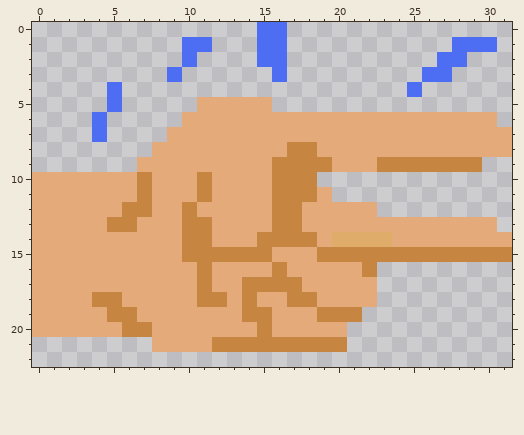
Pixel-art sprite: images/scissors-l.png. That is the earlier state.
The file is 64x64 pixels, drawn in blocks of 2x2; one block is one cell here. Shown: x 0..31, y 0..22.
Now the later version:
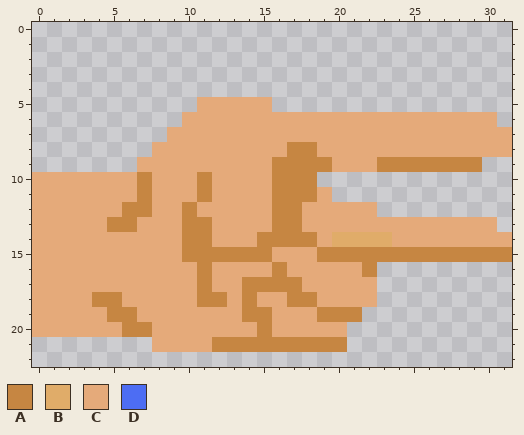
Palette (. is transparent): A #c68642  B #e0ac69  C #e5aa7a  D #4d6df3
The edit:
{"y":0,"x":15,"old":"DD","new":".."}
{"y":1,"x":10,"old":"DD","new":".."}
{"y":1,"x":15,"old":"DD","new":".."}
{"y":1,"x":28,"old":"DDD","new":"..."}
{"y":2,"x":10,"old":"D","new":"."}
{"y":2,"x":15,"old":"DD","new":".."}
{"y":2,"x":27,"old":"DD","new":".."}
{"y":3,"x":9,"old":"D","new":"."}
{"y":3,"x":16,"old":"D","new":"."}
{"y":3,"x":26,"old":"DD","new":".."}
{"y":4,"x":5,"old":"D","new":"."}
{"y":4,"x":25,"old":"D","new":"."}
{"y":5,"x":5,"old":"D","new":"."}
{"y":6,"x":4,"old":"D","new":"."}
{"y":7,"x":4,"old":"D","new":"."}
